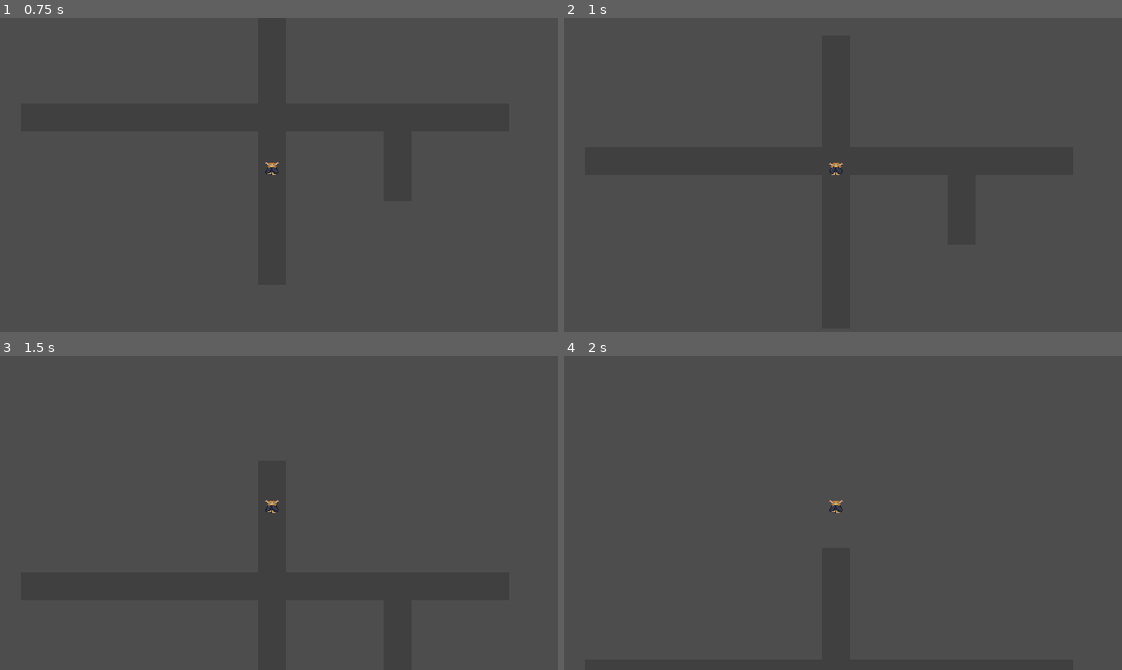
Above: before the commit, frames 1-4 (two rows, left to right).
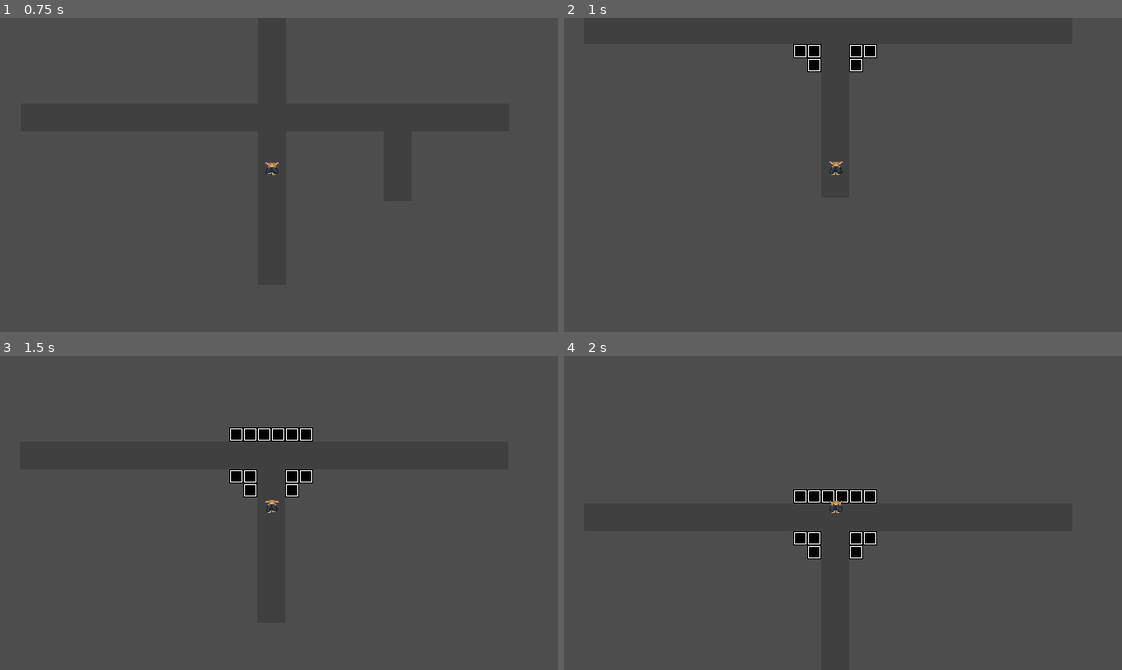
Above: after the commit, the same moments.

Repository: CGaywood/elf-game-2K26
Game: Godot game, scene res://world2.tscn
Same seed, same stepped clock (60 frames per second), same inputs: the game is played once before the commit and once after it. This scene is started directly instead of the project's main scene.
Inputs:
- Up to frame 1 (0.75 s): tap Enter at 0.5 s; hold W (up) from 0.53 s (still down)
- Up to frame 2 (1 s): keep holding W (up)
- Up to frame 3 (1.5 s): keep holding W (up)
- Up to frame 4 (2 s): keep holding W (up)

Frame 1 is identical in both runs. In frame 2, 0.7% of the frame differs, in the area x 41-57%, y 8-50%; in frame 3, 1.4%, in the area x 41-57%, y 22-50%; in frame 4, 1.3%.

Commit message:
Fix for level movement bug

Diff:
--- a/elf-game/area_trigger.gd
+++ b/elf-game/area_trigger.gd
@@ -1,7 +1,7 @@
 extends Area2D
 ## Gives the player the option to move to another zone when entered
 
-@export var destination_scene: PackedScene
+@export_file("*.tscn") var destination_path: String
 
 func _ready() -> void:
 	body_entered.connect(_on_body_entered)
@@ -11,15 +11,8 @@
 
 func _on_body_entered(body: Node2D) -> void:
 	if body.name == "Player":
-		print("Player touched the trigger!")
-
-		# Check the variable state
-		if destination_scene == null:
-			print("ERROR: destination_scene is NULL on this node: ", name, " in ", get_tree().current_scene.name)
+		if destination_path == "":
+			print("ERROR: destination_path is empty on ", name)
 		else:
-			print("Changing to: ", destination_scene.resource_path)
-			# Ensure GameManager has the 'change_location' function!
-			if GameManager.has_method("change_location"):
-				GameManager.call_deferred("change_location", destination_scene)
-			else:
-				print("ERROR: GameManager is missing the change_location function!")
+			print("Changing path")
+			GameManager.call_deferred("change_location", destination_path)
--- a/elf-game/game_manager.gd
+++ b/elf-game/game_manager.gd
@@ -33,8 +33,8 @@
 	# Scene change might not be in this function
 	pass # Replace with function body.
 
-func change_location(target_scene: PackedScene):
-	if target_scene:
+func change_location(target_path: String):
+	if target_path != "":
 		advance_time()
-		get_tree().change_scene_to_packed(target_scene)
+		get_tree().change_scene_to_file(target_path)
 		print("Change Location")
--- a/elf-game/world.tscn
+++ b/elf-game/world.tscn
@@ -3,7 +3,6 @@
 [ext_resource type="PackedScene" uid="uid://cmlmg8ff8c4ii" path="res://player.tscn" id="1_f3sb7"]
 [ext_resource type="Texture2D" uid="uid://ei04ei5b2du0" path="res://Assets/Placeholder/16x16-envplaceholder.png" id="2_fj7yv"]
 [ext_resource type="PackedScene" uid="uid://03j7xl5p57ur" path="res://area_trigger.tscn" id="3_tlwt5"]
-[ext_resource type="PackedScene" uid="uid://b7k0s5h3do4s7" path="res://world2.tscn" id="4_aqk2v"]
 
 [sub_resource type="TileSetAtlasSource" id="TileSetAtlasSource_tlwt5"]
 texture = ExtResource("2_fj7yv")
@@ -29,6 +28,6 @@
 
 [node name="AreaTrigger" parent="." unique_id=1037223138 instance=ExtResource("3_tlwt5")]
 position = Vector2(616, 160)
-destination_scene = ExtResource("4_aqk2v")
+destination_path = "uid://b7k0s5h3do4s7"
 
 [editable path="AreaTrigger"]
--- a/elf-game/world2.tscn
+++ b/elf-game/world2.tscn
@@ -3,7 +3,6 @@
 [ext_resource type="Texture2D" uid="uid://ei04ei5b2du0" path="res://Assets/Placeholder/16x16-envplaceholder.png" id="1_xljjp"]
 [ext_resource type="PackedScene" uid="uid://cmlmg8ff8c4ii" path="res://player.tscn" id="2_xdth8"]
 [ext_resource type="PackedScene" uid="uid://03j7xl5p57ur" path="res://area_trigger.tscn" id="3_vef27"]
-[ext_resource type="PackedScene" uid="uid://dmcxtn73c0xp5" path="res://world.tscn" id="4_xdth8"]
 
 [sub_resource type="TileSetAtlasSource" id="TileSetAtlasSource_tlwt5"]
 texture = ExtResource("1_xljjp")
@@ -28,7 +27,7 @@
 [node name="NPCs" type="Node2D" parent="." unique_id=357335669]
 
 [node name="AreaTrigger" parent="." unique_id=1037223138 instance=ExtResource("3_vef27")]
-position = Vector2(616, 160)
-destination_scene = ExtResource("4_xdth8")
+position = Vector2(338, 161)
+destination_path = "uid://dmcxtn73c0xp5"
 
 [editable path="AreaTrigger"]
